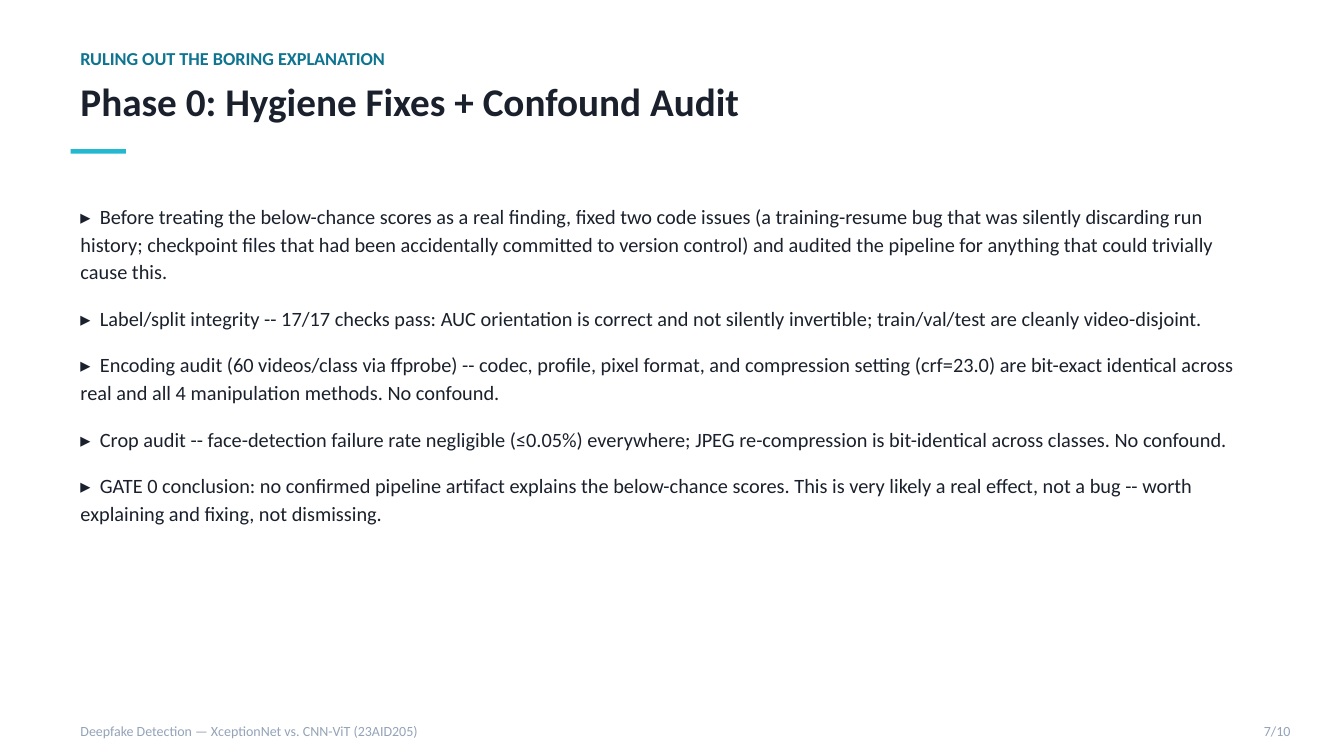
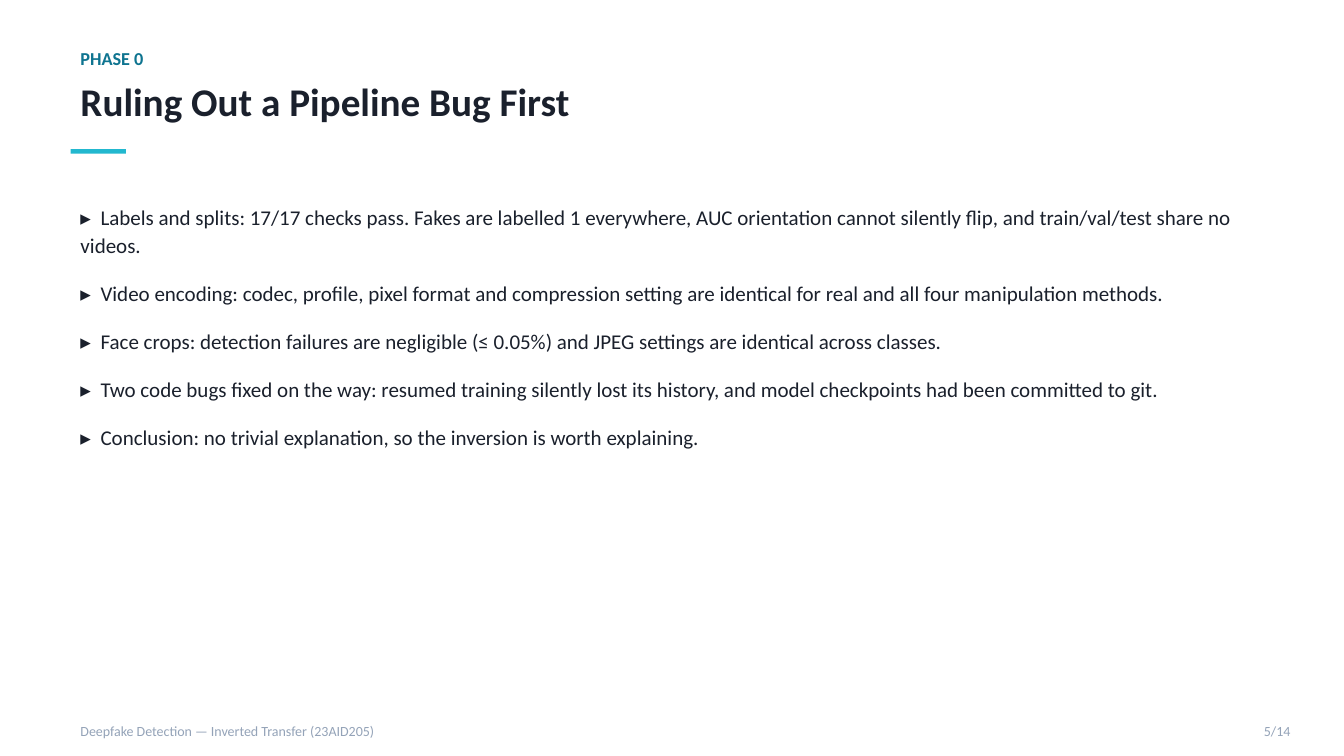
Before and after one commit to DUNE-ODYSSEY/deepfake-detection, a slide deck: slide 5 of docs/progress_update.pptx (slide 7 before the commit). Drawn at 1344x756 pixels with LibreOffice and Linux fonts; fonts in the diff are those of the drawing. Boxes give left, top, right and bottom in pixels: in the first picture for what was removed or moved away, otherwise in the second. Text is boxed around its words. In the diff, an @@ line names an element or a change of style, - is before the commit and + after.

Commit message:
Progress deck: rebuild with final results of all phases (14 slides)

```diff
--- a/docs/progress_update.pptx
+++ b/docs/progress_update.pptx
@@ text at (x1=80, y1=53, x2=143, y2=65): text changed @@
-RULING OUT THE BORING EXPLANATION
+PHASE 0
@@ text at (x1=80, y1=88, x2=570, y2=123): text changed @@
-Phase 0: Hygiene Fixes + Confound Audit
+Ruling Out a Pipeline Bug First
@@ text at (x1=80, y1=210, x2=1230, y2=449): text changed; size 14.5 to 15 pt @@
-▸ Before treating the below-chance scores as a real finding, fixed two code issues (a training-resume bug that was silently discarding run history; checkpoint files that had been accidentally committed to version control) and audited the pipeline for anything that could trivially cause this.
-▸ Label/split integrity -- 17/17 checks pass: AUC orientation is correct and not silently invertible; train/val/test are cleanly video-disjoint.
-▸ Encoding audit (60 videos/class via ffprobe) -- codec, profile, pixel format, and compression setting (crf=23.0) are bit-exact identical across real and all 4 manipulation methods. No confound.
-▸ Crop audit -- face-detection failure rate negligible (≤0.05%) everywhere; JPEG re-compression is bit-identical across classes. No confound.
-▸ GATE 0 conclusion: no confirmed pipeline artifact explains the below-chance scores. This is very likely a real effect, not a bug -- worth explaining and fixing, not dismissing.
+▸ Labels and splits: 17/17 checks pass. Fakes are labelled 1 everywhere, AUC orientation cannot silently flip, and train/val/test share no videos.
+▸ Video encoding: codec, profile, pixel format and compression setting are identical for real and all four manipulation methods.
+▸ Face crops: detection failures are negligible (≤ 0.05%) and JPEG settings are identical across classes.
+▸ Two code bugs fixed on the way: resumed training silently lost its history, and model checkpoints had been committed to git.
+▸ Conclusion: no trivial explanation, so the inversion is worth explaining.
@@ text at (x1=80, y1=726, x2=374, y2=738): text changed @@
-Deepfake Detection — XceptionNet vs. CNN-ViT (23AID205)
+Deepfake Detection — Inverted Transfer (23AID205)
@@ text at (x1=1264, y1=726, x2=1291, y2=737): text changed @@
-7/10
+5/14
```
Also in this commit, not shown: 1 other slide changed, 12 slides added, 8 slides removed, 1 other file.
